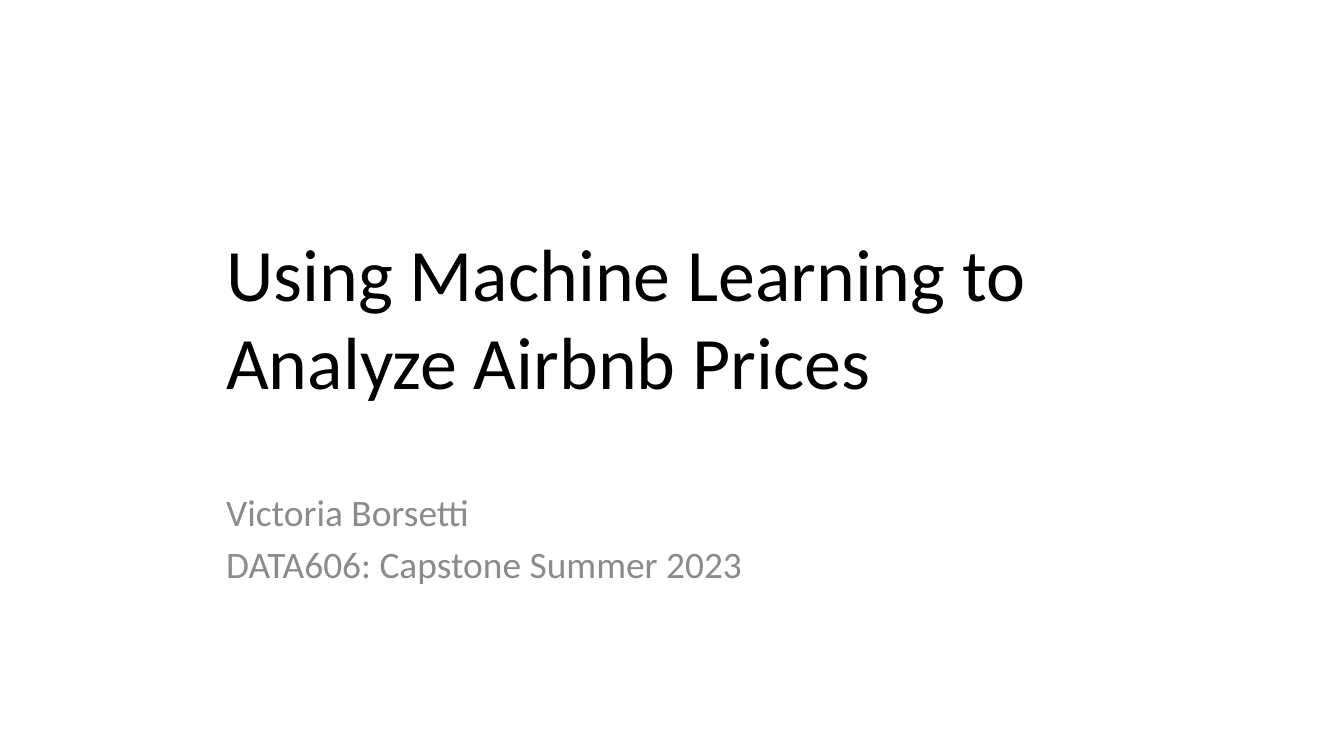
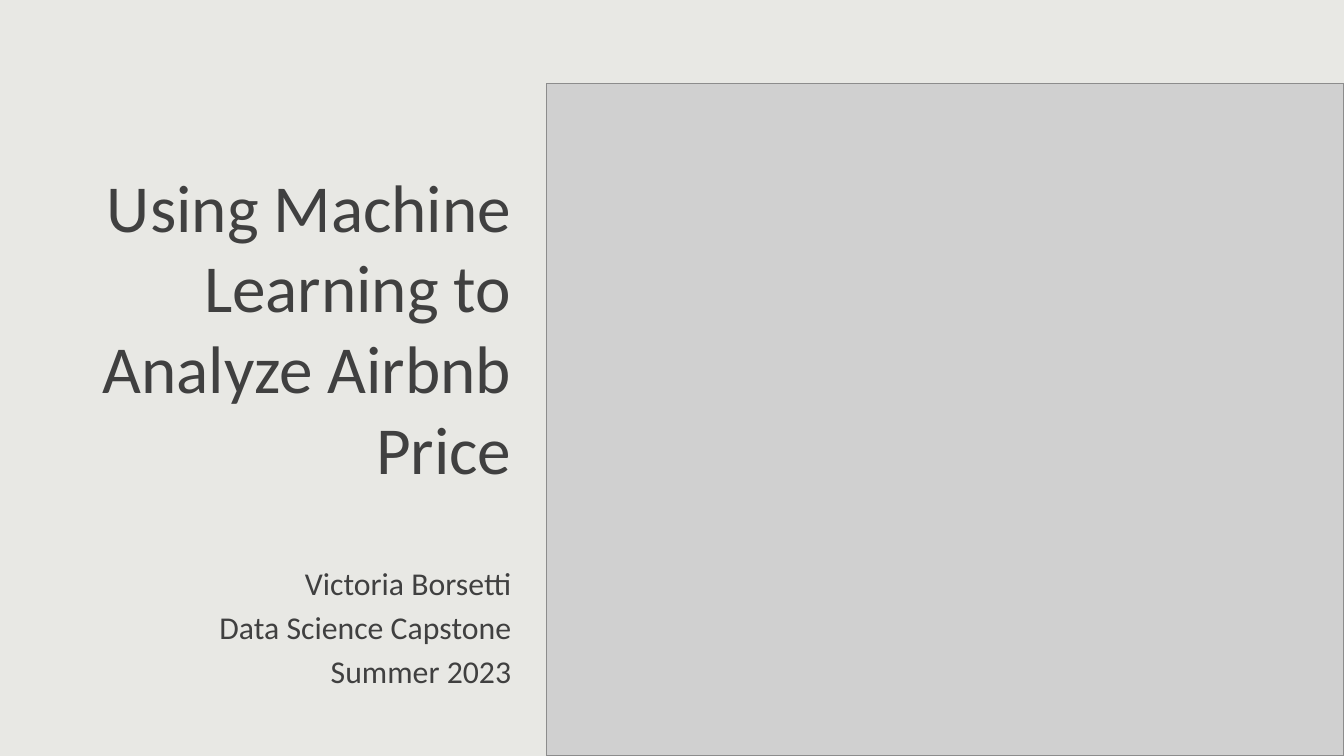
Before and after one commit to vicotriangle/victoria_data606, a slide deck: slide 1 of docs/capstone.pptx. Drawn at 1344x756 pixels with LibreOffice and Linux fonts; fonts in the diff are those of the drawing; grey boxes stand for pictures; background and template pictures are left out. Boxes give left, top, right and bottom in pixels: in the first picture for what was removed or moved away, otherwise in the second. Text is boxed around its words. In the diff, an @@ line names an element or a change of style, - is before the commit and + after.

```diff
--- a/docs/capstone.pptx
+++ b/docs/capstone.pptx
@@ background #FFFFFF to #E8E8E4 @@
@@ picture added at <box>547,83,1344,755</box> @@
@@ title at <box>102,185,511,475</box>: text changed; size 39.6 to 36 pt; text colour #000000 to #404040 @@
-Using Machine Learning to Analyze Airbnb Prices
+Using Machine Learning to Analyze Airbnb Price
@@ subtitle "Victoria Borsetti": place and size @@
-subtitle "Victoria Borsetti" at <box>226,500,742,584</box>
+subtitle "Victoria Borsetti" at <box>219,573,511,683</box>
@@ subtitle at <box>305,573,511,595</box>: size 20 to 17 pt, text colour #8C8C8C to #404040 in "Victoria Borsetti"; alignment left to right @@
@@ subtitle at <box>219,617,511,683</box>: text changed; size 20 to 17 pt; text colour #8C8C8C to #404040 @@
-DATA606: Capstone Summer 2023
+Data Science Capstone
+Summer 2023
```
Also in this commit, not shown: 22 other slides changed.
